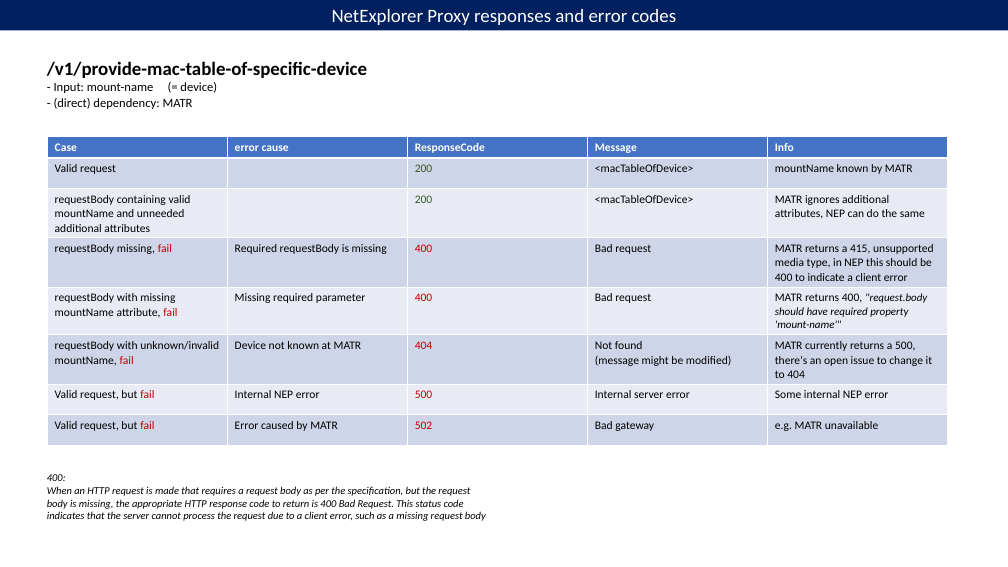
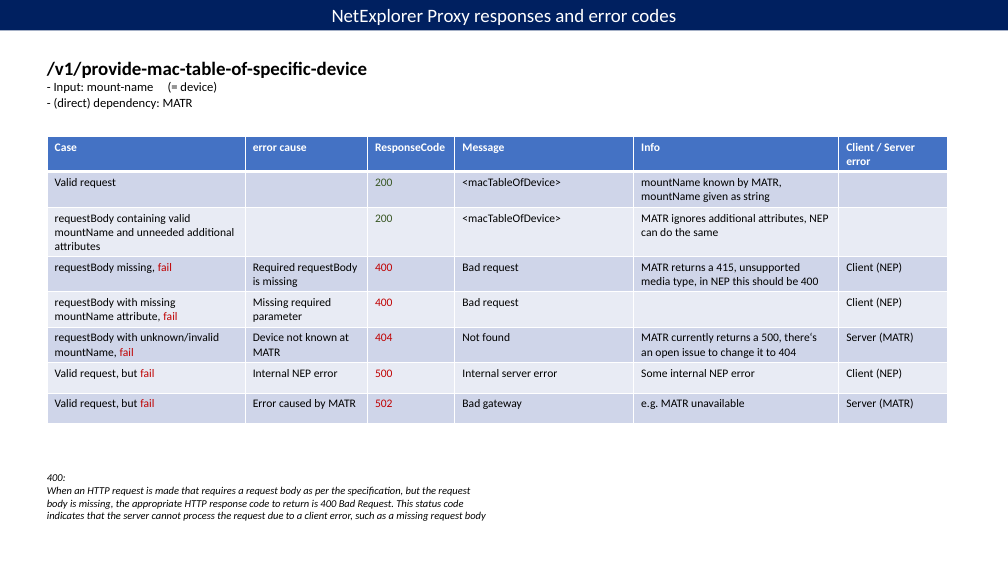
Before and after one commit to openBackhaul/NetExplorerProxy, a slide deck: slide 3 of spec/additionalDescription/sources/NEP ErrorCodes.pptx. Drawn at 1008x567 pixels with LibreOffice and Linux fonts; fonts in the diff are those of the drawing. Boxes give left, top, right and bottom in pixels: in the first picture for what was removed or moved away, otherwise in the second. Text is boxed around its words. In the diff, an @@ line names an element or a change of style, - is before the commit and + after.

```diff
--- a/spec/additionalDescription/sources/NEP ErrorCodes.pptx
+++ b/spec/additionalDescription/sources/NEP ErrorCodes.pptx
@@ table at bbox=[47, 137, 948, 423] @@
-column 4: Message | <macTableOfDevice> | <macTableOfDevice> | Bad request | Bad request | Not found (message might be modified) | Internal server error | Bad gateway
-column 5: Info | mountName known by MATR | MATR ignores additional attributes, NEP can do the same | MATR returns a 415, unsupported media type, in NEP this should be 400 to indicate a client error | MATR returns 400, "request.body should have required property 'mount-name'" | MATR currently returns a 500, there‘s an open issue to change it to 404 | Some internal NEP error | e.g. MATR unavailable
+column 4: Message | <macTableOfDevice> | <macTableOfDevice> | Bad request | Bad request | Not found | Internal server error | Bad gateway
+column 5: Info | mountName known by MATR, mountName given as string | MATR ignores additional attributes, NEP can do the same | MATR returns a 415, unsupported media type, in NEP this should be 400 |  | MATR currently returns a 500, there‘s an open issue to change it to 404 | Some internal NEP error | e.g. MATR unavailable
+column 6: Client / Server error |  |  | Client (NEP) | Client (NEP) | Server (MATR) | Client (NEP) | Server (MATR)
```
Also in this commit, not shown: 4 other slides changed, 3 other files.
